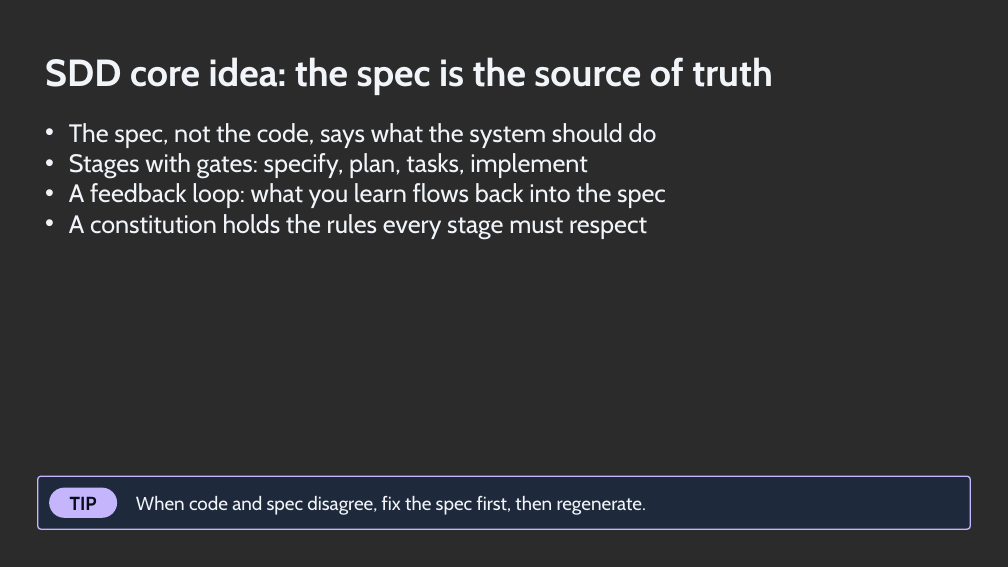
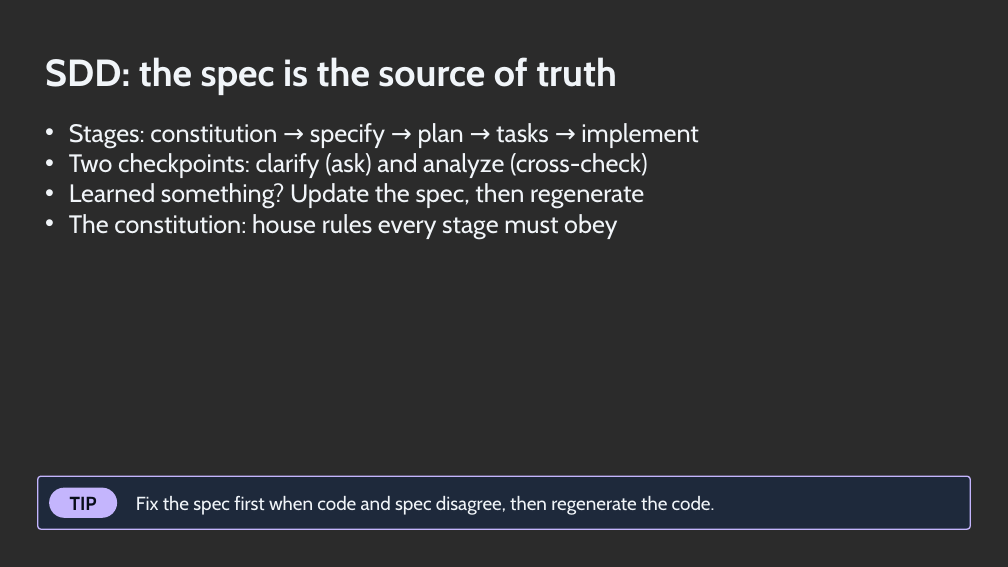
Before and after one commit to ronyronen/speckit-claude-presentation, a slide deck: slide 5 of presentation/speckit-workshop.pptx. Drawn at 1008x567 pixels with LibreOffice and Linux fonts; fonts in the diff are those of the drawing; background and template pictures are left out; a plain dark background stands for a picture behind light text. Boxes give left, top, right and bottom in pixels: in the first picture for what was removed or moved away, otherwise in the second. Text is boxed around its words. In the diff, an @@ line names an element or a change of style, - is before the commit and + after.

```diff
--- a/presentation/speckit-workshop.pptx
+++ b/presentation/speckit-workshop.pptx
@@ text at (45, 57, 617, 95): text changed @@
-SDD core idea: the spec is the source of truth
+SDD: the spec is the source of truth
@@ text at (69, 123, 699, 239): text changed @@
-• The spec, not the code, says what the system should do
-• Stages with gates: specify, plan, tasks, implement
-• A feedback loop: what you learn flows back into the spec
-• A constitution holds the rules every stage must respect
+• Stages: constitution → specify → plan → tasks → implement
+• Two checkpoints: clarify (ask) and analyze (cross-check)
+• Learned something? Update the spec, then regenerate
+• The constitution: house rules every stage must obey
@@ text at (136, 496, 715, 515): text changed @@
-When code and spec disagree, fix the spec first, then regenerate.
+Fix the spec first when code and spec disagree, then regenerate the code.
```
Also in this commit, not shown: 27 other slides changed, 3 slides added, 3 slides removed, 2 other files.
